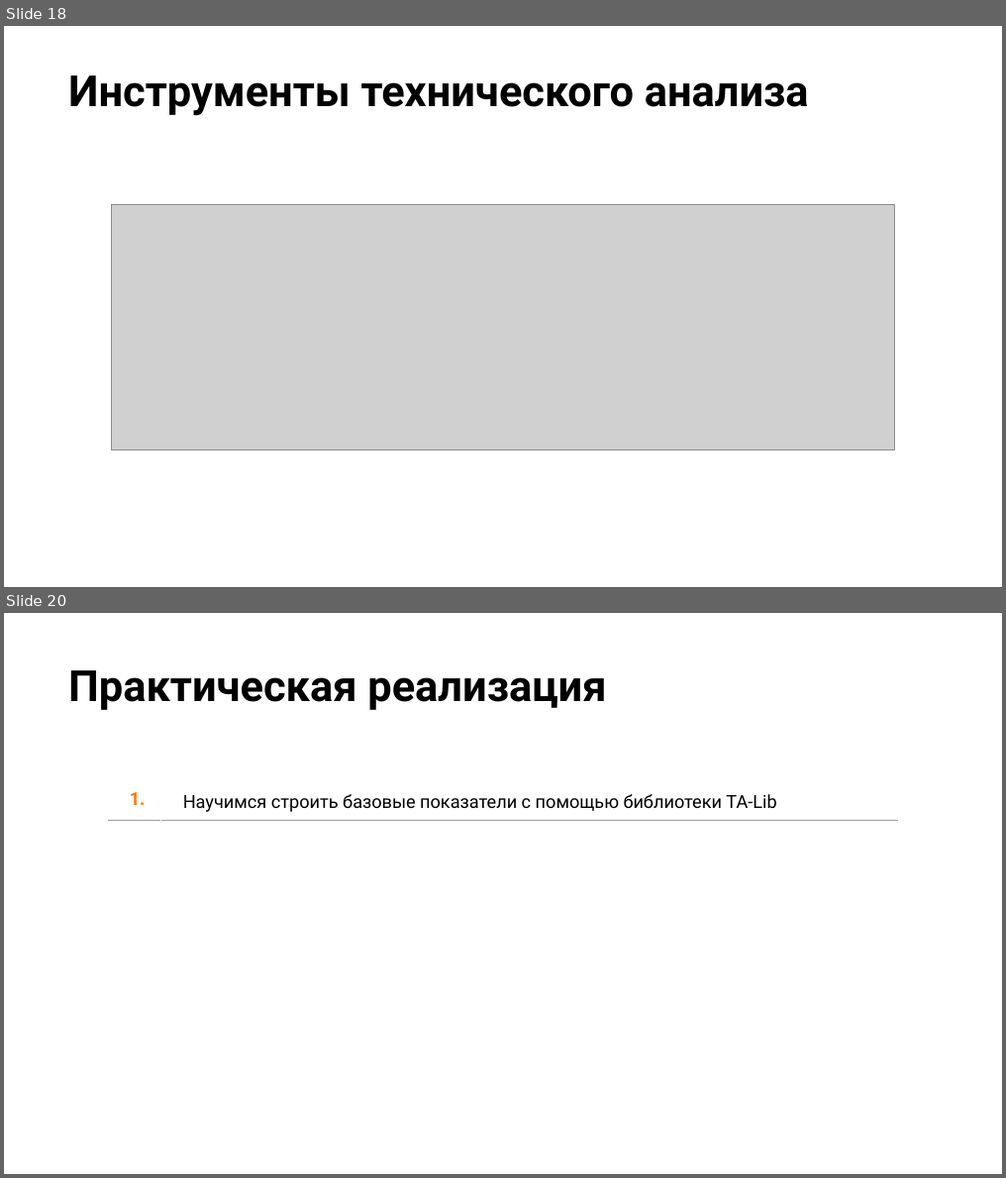
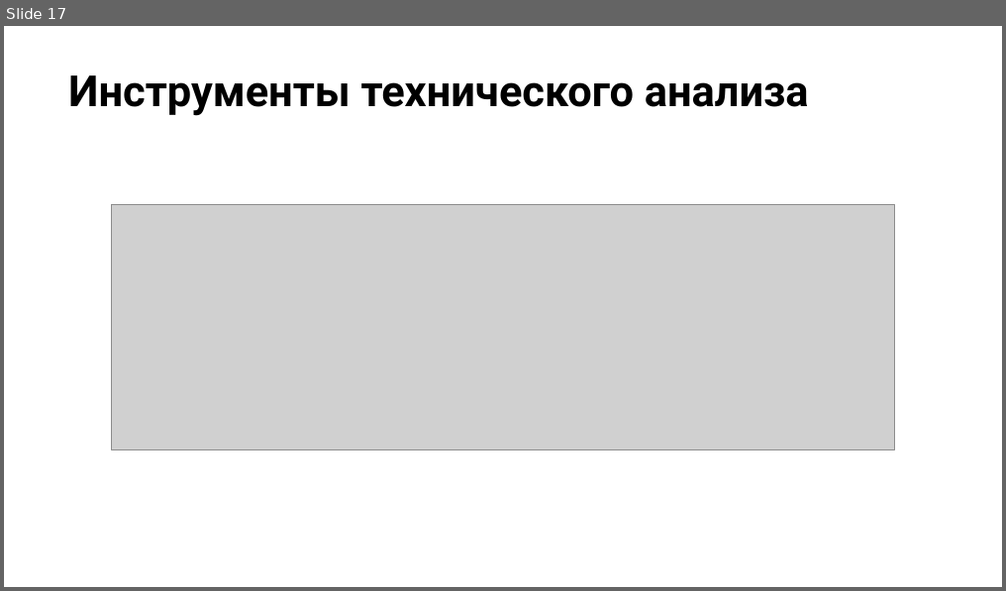
Before and after one commit to stureiko/ML_Trading_youtube, a slide deck: 02 - FinML - TechAnalysis/Tech-main-indexes.pptx. Shown one above the other, each under a label of ours: slides 18 and 20 before the commit, slide 17 after it; the slides between them are not shown. The pictures are 1006x1178 and 1006x591 pixels, drawn with LibreOffice and Linux fonts; fonts in the diff are those of the drawing; grey boxes stand for pictures. Boxes give left, top, right and bottom in pixels: in the first picture for what was removed or moved away, otherwise in the second. Text is boxed around its words. In the diff, an @@ line names an element or a change of style, - is before the commit and + after.

```diff
--- a/02 - FinML - TechAnalysis/Tech-main-indexes.pptx
+++ b/02 - FinML - TechAnalysis/Tech-main-indexes.pptx
@@ slide 20 removed at (4,613,1002,1174), background #FFFFFF @@
@@ title removed at (68,670,606,710) @@
-Практическая реализация
@@ table removed at (108,781,898,820), 1 rows, 2 columns @@
-1. | Научимся строить базовые показатели с помощью библиотеки TA-Lib
@@ what was slide 18 is now slide 17 @@
```
Also in this commit, not shown: 4 slides changed, 1 slide added, 4 other slides removed, 2 other files.
